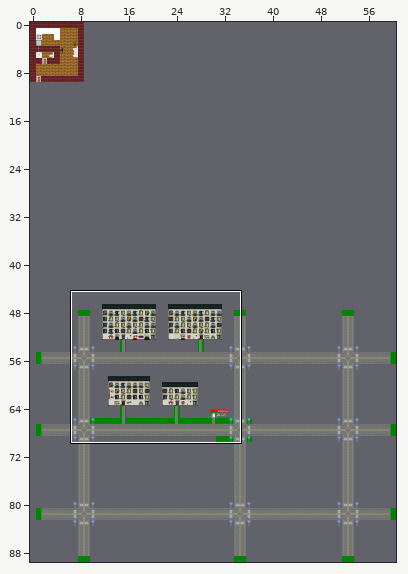
Tiled map: assets/maps/OLOLO.tmx. The picture above shows the old version from afar; the outline marks the close-up.
Close-up. Before:
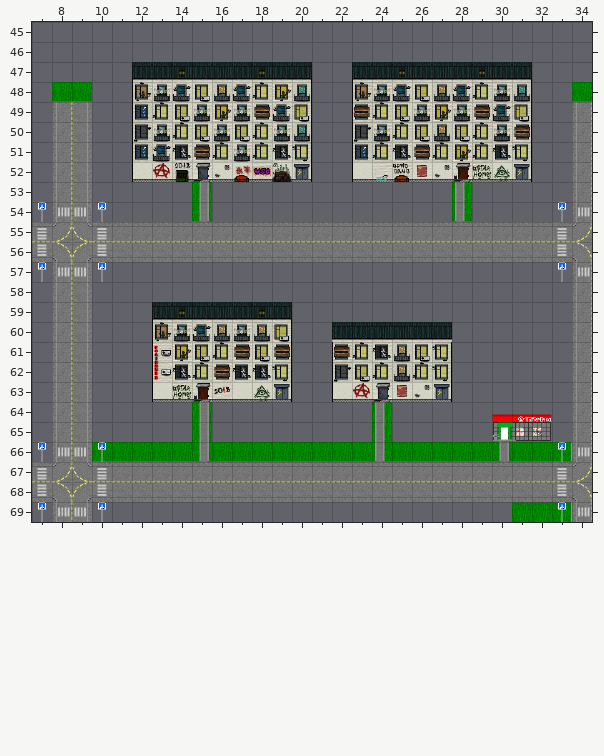
Cells are 32x32 px. Shown: x 7..34, y 45..69.
The result:
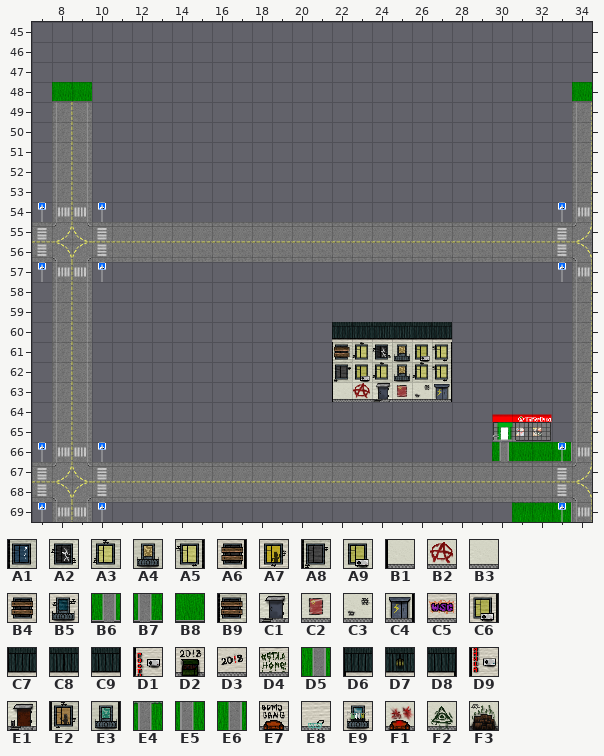
Key: from "Tileset": A1 11, A2 12, A3 13, A4 14, A5 15, A6 16, A7 17, A8 43, A9 44, B1 45, B2 46, B3 47, B4 48, B5 49, B6 64, B7 64 flipped left-right, B8 65, B9 75, C1 76, C2 77, C3 78, C4 79, C5 80, C6 81, C7 107, C8 108, C9 109, D1 110, D2 111, D3 112, D4 113, D5 131, D6 139, D7 140, D8 141, D9 142, E1 143, E2 144, E3 145, E4 161, E5 162, E6 162 flipped left-right, E7 175, E8 176, E9 177, F1 207, F2 208, F3 209.
__ is an empty cell.
From the commit log: Добавлены стены при ограблении пятёры
Changes in this commit:
Layer "floor":
Tile A1 is gone in row 49 at x 12; in row 51 at x 12 and 23.
Tile A2 is gone in row 51 at x 14, 19, 25 and 30; in row 62 at x 14 and 17 to 18.
Tile A3 is gone in row 48 at x 18 and 29; in row 49 at x 13 and 24; in row 50 at x 14, 18, 25 and 29; in row 51 at x 16, 18, 24, 27 and 29; in row 61 at x 16; in row 62 at x 15.
Tile A4 is gone in row 48 at x 16 and 27; in row 50 at x 27; in row 60 at x 16 and 18.
Tile A5 is gone in row 51 at x 20 and 31; in row 62 at x 19.
Tile A6 is gone in row 50 at x 31; in row 61 at x 19.
Tile A7 is gone in row 48 at x 19; in row 49 at x 16 and 27; in row 51 at x 28; in row 61 at x 14.
Tile A8 is gone in row 50 at x 12 and 23.
Tile A9 is gone in row 48 at x 15 and 26; in row 49 at x 14 and 25; in row 50 at x 15, 17, 26 and 28; in row 61 at x 15 and 18.
Tile B1 is gone in row 52 at x 12 and 23; in row 63 at x 13.
Tile B2 is gone in row 52 at x 13.
Tile B3 is gone in row 63 at x 17.
Tile B4 is gone in row 49 at x 18 and 29; in row 51 at x 15 and 26; in row 61 at x 17; in row 62 at x 16.
Tile B5 is gone in row 48 at x 14, 17, 25 and 28; in row 49 at x 19 and 30; in row 51 at x 13; in row 60 at x 15.
Tile B6 is gone in row 54 at x 15; in row 66 at x 15.
Tile B7 is gone in row 54 at x 28; in row 66 at x 24.
Tile B8 is gone in row 66 at x 10 to 14, 16 to 23 and 25 to 29.
Tile B9 is gone in row 49 at x 23.
Tile C1 is gone in row 52 at x 15.
Tile C2 is gone in row 52 at x 26.
Tile C3 is gone in row 52 at x 16 and 27.
Tile C4 is gone in row 52 at x 20 and 31; in row 63 at x 19.
Tile C5 is gone in row 52 at x 18.
Tile C6 is gone in row 49 at x 20 and 31; in row 60 at x 19.
Tile C7 is gone in row 47 at x 15, 19, 26 and 30; in row 59 at x 15.
Tile C8 is gone in row 47 at x 16 and 27; in row 59 at x 16.
Tile C9 is gone in row 47 at x 13, 17, 24 and 28; in row 59 at x 17.
Tile D1 is gone in row 61 at x 13.
Tile D2 is gone in row 52 at x 14.
Tile D3 is gone in row 63 at x 16.
Tile D4 is gone in row 52 at x 29; in row 63 at x 14.
Tile D5 is gone in rows 64 to 65 at x 15.
Tile D6 is gone in row 47 at x 12 and 23; in row 59 at x 13.
Tile D7 is gone in row 47 at x 14, 18, 25 and 29; in row 59 at x 14 and 18.
Tile D8 is gone in row 47 at x 20 and 31; in row 59 at x 19.
Tile D9 is gone in row 62 at x 13.
Tile E1 is gone in row 52 at x 28; in row 63 at x 15.
Tile E2 is gone in row 48 at x 12 and 23; in row 60 at x 13.
Tile E3 is gone in row 48 at x 20 and 31; in row 50 at x 20.
Tile E4 is gone in row 64 at x 24.
Tile E5 is gone in row 53 at x 28; in row 65 at x 24.
Tile E6 is gone in row 53 at x 15.
Tile E7 is gone in row 52 at x 25.
Tile E8 is gone in row 52 at x 24.
Tile E9 is gone in row 48 at x 13, 24 and 30; in row 49 at x 15, 17, 26 and 28; in row 50 at x 13, 16, 19, 24 and 30; in row 51 at x 17; in row 60 at x 14 and 17.
Tile F1 is gone in row 52 at x 17.
Tile F2 is gone in row 52 at x 30; in row 63 at x 18.
Tile F3 is gone in row 52 at x 19.
